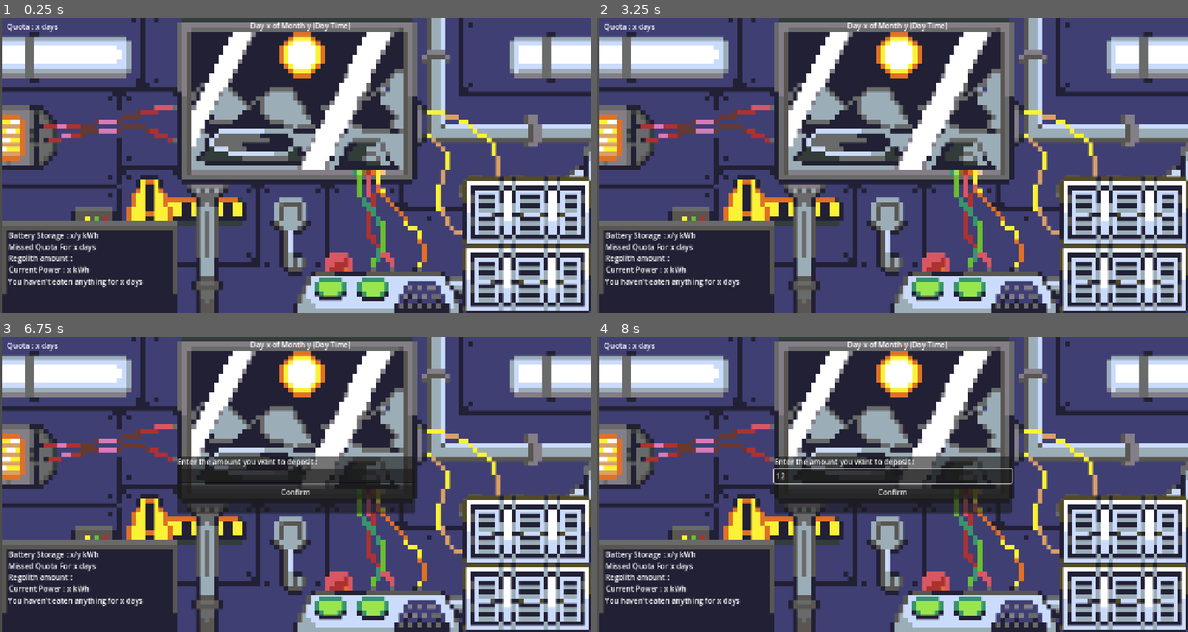
Above: before the commit, frames 1-4 (two rows, left to right).
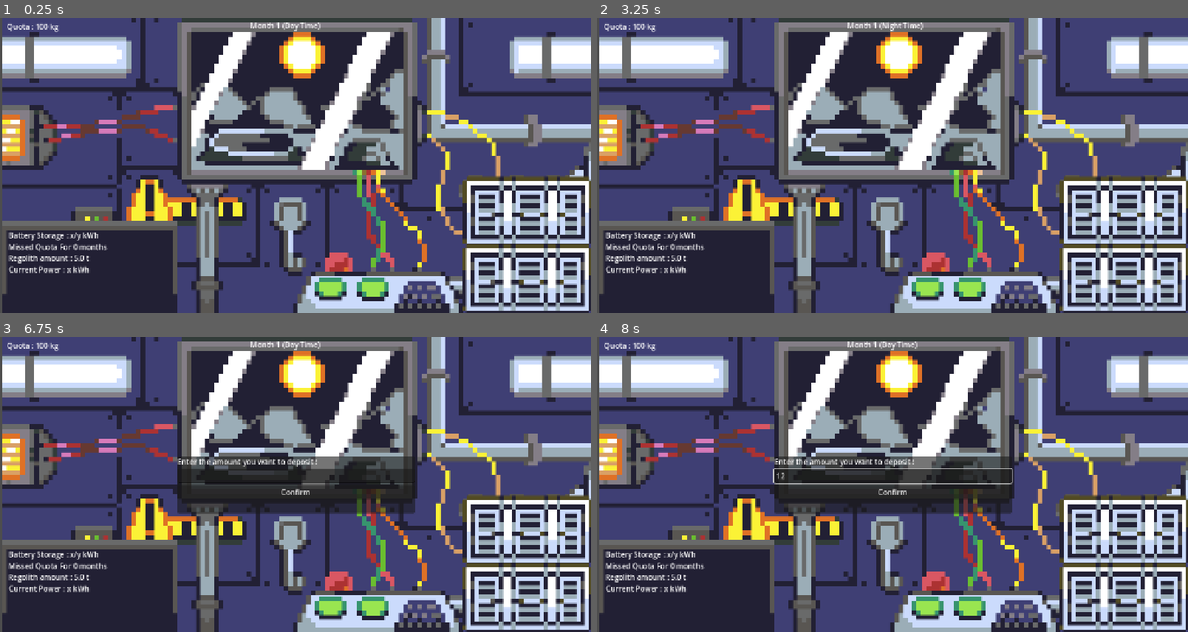
Above: after the commit, the same moments.

Repository: linhtetaye06/Game
Game: Godot game, scene res://main.tscn
The game is run twice, just before and just after one commit, with the same random seed, the same clock (stepped at 60 frames per second) and the same inputs.
Inputs (mouse positions are in pixels of both pictures, inside the frame that each line leads up to):
- Up to frame 1 (0.25 s): no input
- Up to frame 2 (3.25 s): click (927, 292) at 0.5 s; click (975, 292) at 1.25 s; click (927, 292) at 2 s; click (975, 292) at 2.75 s
- Up to frame 3 (6.75 s): click (330, 611) at 3.5 s; click (378, 611) at 4.25 s; tap Enter at 5 s; move the mouse to (295, 422) at 5.02 s; click (295, 422) at 5.17 s; click (277, 596) at 5.75 s; tap Space at 6.5 s; move the mouse to (525, 564) at 6.52 s; click (525, 564) at 6.67 s
- Up to frame 4 (8 s): click (892, 475) at 7.27 s; type "12" at 7.35 s

The runs differ from the first frame. In frame 1, 0.7% of the frame differs, in the area x 1-60%, y 1-92%; in frame 2, 0.7%; in frame 3, 0.7%; in frame 4, 0.7%.

Commit message:
Timer
Added the timer as well as some of the labels

Diff:
--- a/MainProcessing.gd
+++ b/MainProcessing.gd
@@ -1,6 +1,8 @@
 class_name MoonBaseGame
 extends Node
 
+signal stats_updated
+
 var month:int = 1
 
 var warning_label: Label = null
@@ -29,7 +31,7 @@
 
 var refined_regolith: float = 0.0
 
-var quota:float = 0.0
+var quota:float = 100.0
 
 var total_missed_quotas:int = 0
 
@@ -57,15 +59,15 @@
 
 func apply_wear_and_tear() -> void:
 	for dev in devices.values():
-		if dev.is_on:
+		if dev.device_on:
 			dev.durability = max(0.0, dev.durability - 1.5)
 
 func check_survival_conditions() -> bool:
-	if not devices["life_support"].is_on:
+	if not devices["life_support"].device_on:
 		show_screen_warning("💀 GAME OVER: Life Support offline! Crew asphyxiated.")
 		return false
 
-	if not devices["food"].is_on:
+	if not devices["food"].device_on:
 		food_off_days += 1
 		show_screen_warning("⚠️ Food Production OFF! Days without food: %d/7" % food_off_days)
 
@@ -79,12 +81,12 @@
 	if not has_power:
 		return
 
-	if devices["miner"].is_on:
+	if devices["miner"].device_on:
 		var mined_tonnes: float = randf_range(2.0, 5.0)
 		raw_regolith_tonnes += mined_tonnes
 		show_screen_warning(" Miner gained %.1f tonnes of regolith." % mined_tonnes)
 
-	if devices["extractor"].is_on:
+	if devices["extractor"].device_on:
 		if raw_regolith_tonnes >= 1.0:
 			var consumed_raw: float = 1.0
 			raw_regolith_tonnes -= consumed_raw
@@ -97,7 +99,7 @@
 		else:
 			show_screen_warning("Extractor idle: Need raw regolith!")
 
-	if devices["processor"].is_on:
+	if devices["processor"].device_on:
 		if refined_regolith >= 0.5:
 			refined_regolith -= 0.5
 			var extracted_fuel: float = randf_range(10.0, 26.0)
@@ -152,7 +154,7 @@
 	var total_consumption: float = 0.0
 
 	for dev in devices.values():
-		if dev.is_on:
+		if dev.device_on:
 			total_gen += dev.generation
 			total_consumption += dev.consumption
 
@@ -189,7 +191,7 @@
 
 	var total_consumption: float = 0.0
 	for dev in devices.values():
-		if dev.is_on:
+		if dev.device_on:
 			total_consumption += dev.consumption
 
 	var remaining_load: float = total_consumption
--- /dev/null
+++ b/MainUI.gd
@@ -0,0 +1,21 @@
+extends Control
+
+@export var game_backend: MoonBaseGame
+@export var game_timer: GameTimer
+@onready var quota: Label = $StatTracker/quota
+@onready var missed_quota_days: Label = $StatTracker/missed_quota_days
+@onready var regolith: Label = $StatTracker/regolith
+@onready var Day_night_month: Label = $StatTracker/Day_night_month
+
+func _ready() -> void:
+	if game_backend :
+		game_backend.stats_updated.connect(update_ui)
+		update_ui()
+
+func update_ui() -> void:
+	quota.text = "Quota : %d kg" % game_backend.quota
+	missed_quota_days.text = "Missed Quota For %d months" % game_backend.total_missed_quotas
+	regolith.text = "Regolith amount : %.1f t" % game_backend.raw_regolith_tonnes
+	var time_of_day = "Day Time" if not game_timer.is_night else "Night Time"
+	Day_night_month.text = "Month %d (%s)" % [game_timer.month, time_of_day]
+	print("UPDATE_UI WAS CALLED! Current month is: ", game_timer.month)
--- a/Scripts/Resource_Baseline.gd
+++ b/Scripts/Resource_Baseline.gd
@@ -7,8 +7,8 @@
 var device_on:bool = false
 var durability:float = 0.0
 
-func _init(device_name:String = "Device", device_consumption:float = 0.0, device_generation:float = 0.0, device_om:bool = false) :
-	self.device_name = device_name
+func _init(device_name:String = "Device", device_consumption:float = 0.0, device_generation:float = 0.0, device_on:bool = false) :
+	self.devices_name = device_name
 	self.consumption = device_consumption
 	self.generation = device_generation
-	self.device_on = device_om
+	self.device_on = device_on
--- /dev/null
+++ b/gametimer.gd
@@ -0,0 +1,41 @@
+class_name GameTimer
+extends Node
+
+
+@export var game_backend: MoonBaseGame
+
+var month:int = 1
+
+const total_months:int = 12
+
+var is_night:bool = false
+
+
+@onready var phase_timer: Timer = Timer.new()
+
+func _ready() -> void:
+	phase_timer = Timer.new()
+	add_child(phase_timer)
+	phase_timer.wait_time = 3.0
+	phase_timer.one_shot = false
+	phase_timer.timeout.connect(_on_phase_timeout)
+	phase_timer.start()
+
+func _on_phase_timeout() -> void:
+	if not is_night:
+		game_backend.run_day_phase(month)
+		is_night = true
+	else:
+		game_backend.run_night_phase(month)
+		is_night = false
+		print("Month is now: ", month)
+		var quota_passed = game_backend.check_monthly_quota()
+		if not quota_passed:
+			phase_timer.stop()
+			return
+
+		month += 1
+		if month > total_months:
+			phase_timer.stop()
+			print("VICTORY: Completed 1 full year!")
+	game_backend.stats_updated.emit()
--- a/main.tscn
+++ b/main.tscn
@@ -1,11 +1,14 @@
 [gd_scene format=3 uid="uid://cqow47bch5ocs"]
 
 [ext_resource type="Texture2D" uid="uid://ce1l1dqysurl3" path="res://Assests/UI sprite.png" id="1_0xm2m"]
+[ext_resource type="Script" uid="uid://bu3se03guwlp" path="res://MainUI.gd" id="1_272bh"]
 [ext_resource type="Script" uid="uid://bhaxci2doslo7" path="res://Scripts/SwitchUI.gd" id="2_h2yge"]
 [ext_resource type="Texture2D" uid="uid://cfwej46xdoiob" path="res://Assests/button.png" id="3_1bvp3"]
 [ext_resource type="Texture2D" uid="uid://d3w6yuuo0n6ba" path="res://Assests/Button-pressed.png" id="4_lquwl"]
 [ext_resource type="Script" uid="uid://iijk1atc833d" path="res://batteryinput.gd" id="5_7mycd"]
 [ext_resource type="Texture2D" uid="uid://bdgtkk3x7ghb2" path="res://Assests/battery.png" id="5_lquwl"]
+[ext_resource type="Script" uid="uid://q0shobxqlr8o" path="res://MainProcessing.gd" id="8_5vw27"]
+[ext_resource type="Script" uid="uid://byrt6gojcgw2p" path="res://gametimer.gd" id="8_kek77"]
 
 [sub_resource type="RectangleShape2D" id="RectangleShape2D_ifeun"]
 size = Vector2(510, 350)
@@ -13,10 +16,13 @@
 [sub_resource type="RectangleShape2D" id="RectangleShape2D_1x3kl"]
 size = Vector2(237.30066, 229.51685)
 
-[node name="Main" type="Control" unique_id=1508182784]
+[node name="Main" type="Control" unique_id=1508182784 node_paths=PackedStringArray("game_backend", "game_timer")]
 layout_mode = 3
 anchors_preset = 0
 mouse_filter = 2
+script = ExtResource("1_272bh")
+game_backend = NodePath("GameProcessing")
+game_timer = NodePath("GameTimer")
 
 [node name="TextureRect" type="TextureRect" parent="." unique_id=427556133]
 layout_mode = 0
@@ -30,6 +36,7 @@
 next_ui_scene = "uid://d6psqr1sg2cq"
 
 [node name="CollisionShape2D" type="CollisionShape2D" parent="Area2D" unique_id=329713797]
+visible = false
 position = Vector2(637, 184)
 shape = SubResource("RectangleShape2D_ifeun")
 
@@ -62,7 +69,7 @@
 offset_top = 7.0
 offset_right = 125.0
 offset_bottom = 30.0
-text = "Quota : x days"
+text = "Quota : x kg"
 
 [node name="missed_quota_days" type="Label" parent="StatTracker" unique_id=1469735877]
 layout_mode = 0
@@ -70,7 +77,7 @@
 offset_top = 485.0
 offset_right = 207.0
 offset_bottom = 508.0
-text = "Missed Quota For x days"
+text = "Missed Quota For x months"
 
 [node name="regolith" type="Label" parent="StatTracker" unique_id=753022327]
 layout_mode = 0
@@ -96,14 +103,6 @@
 offset_bottom = 557.0
 text = "Current Power : x kWh"
 
-[node name="days_without_food" type="Label" parent="StatTracker" unique_id=708178082]
-layout_mode = 0
-offset_left = 17.0
-offset_top = 560.0
-offset_right = 309.0
-offset_bottom = 583.0
-text = "You haven't eaten anything for x days"
-
 [node name="Day_night_month" type="Label" parent="StatTracker" unique_id=1676019791]
 layout_mode = 0
 offset_left = 542.0
@@ -125,6 +124,7 @@
 texture = ExtResource("5_lquwl")
 
 [node name="CollisionShape2D" type="CollisionShape2D" parent="Battery" unique_id=494324751]
+visible = false
 position = Vector2(-3.6229217, -61.094406)
 shape = SubResource("RectangleShape2D_1x3kl")
 
@@ -151,7 +151,14 @@
 layout_mode = 2
 text = "Confirm"
 
-[node name="GameTimer" type="Timer" parent="." unique_id=813742237]
+[node name="GameTimer" type="Timer" parent="." unique_id=813742237 node_paths=PackedStringArray("game_backend")]
+wait_time = 300.0
+autostart = true
+script = ExtResource("8_kek77")
+game_backend = NodePath("../GameProcessing")
+
+[node name="GameProcessing" type="Node" parent="." unique_id=1803249258]
+script = ExtResource("8_5vw27")
 
 [connection signal="input_event" from="Area2D" to="Area2D" method="_on_input_event"]
 [connection signal="pressed" from="Battery/BatteryUI/Batterypopup/VBoxContainer/Button" to="Area2D" method="_on_deposit_confirmed"]
Not shown, added: MainUI.gd.uid
Not shown, added: gametimer.gd.uid
Not shown, added: main.tscn9395301178.tmp
